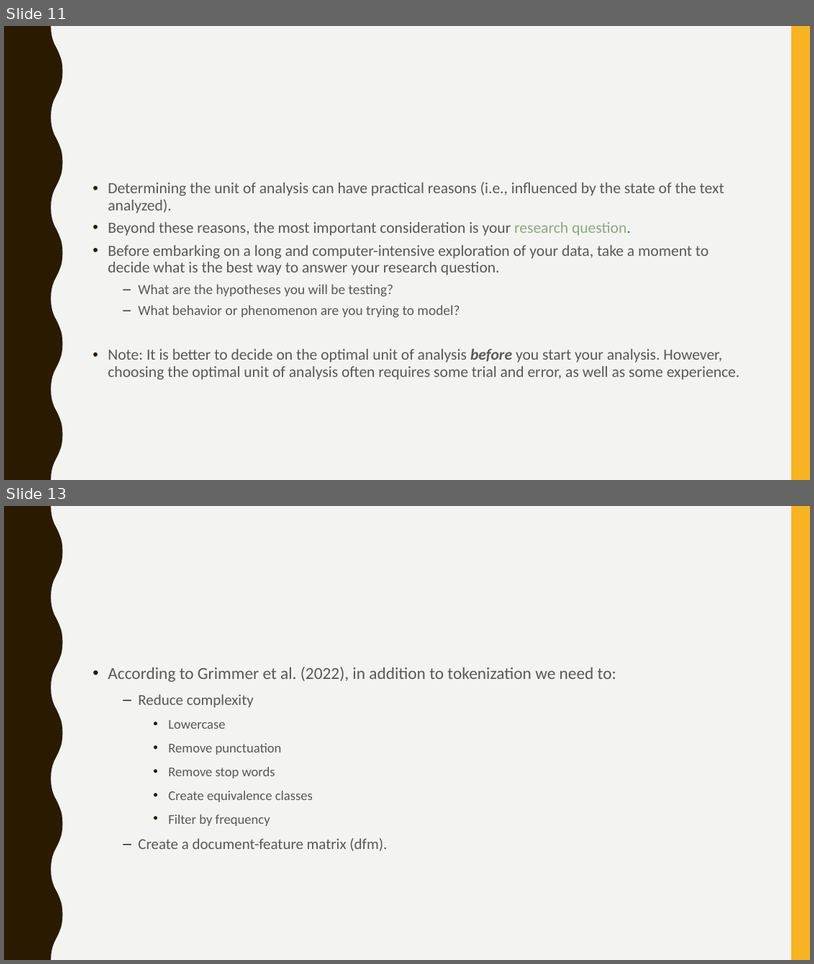
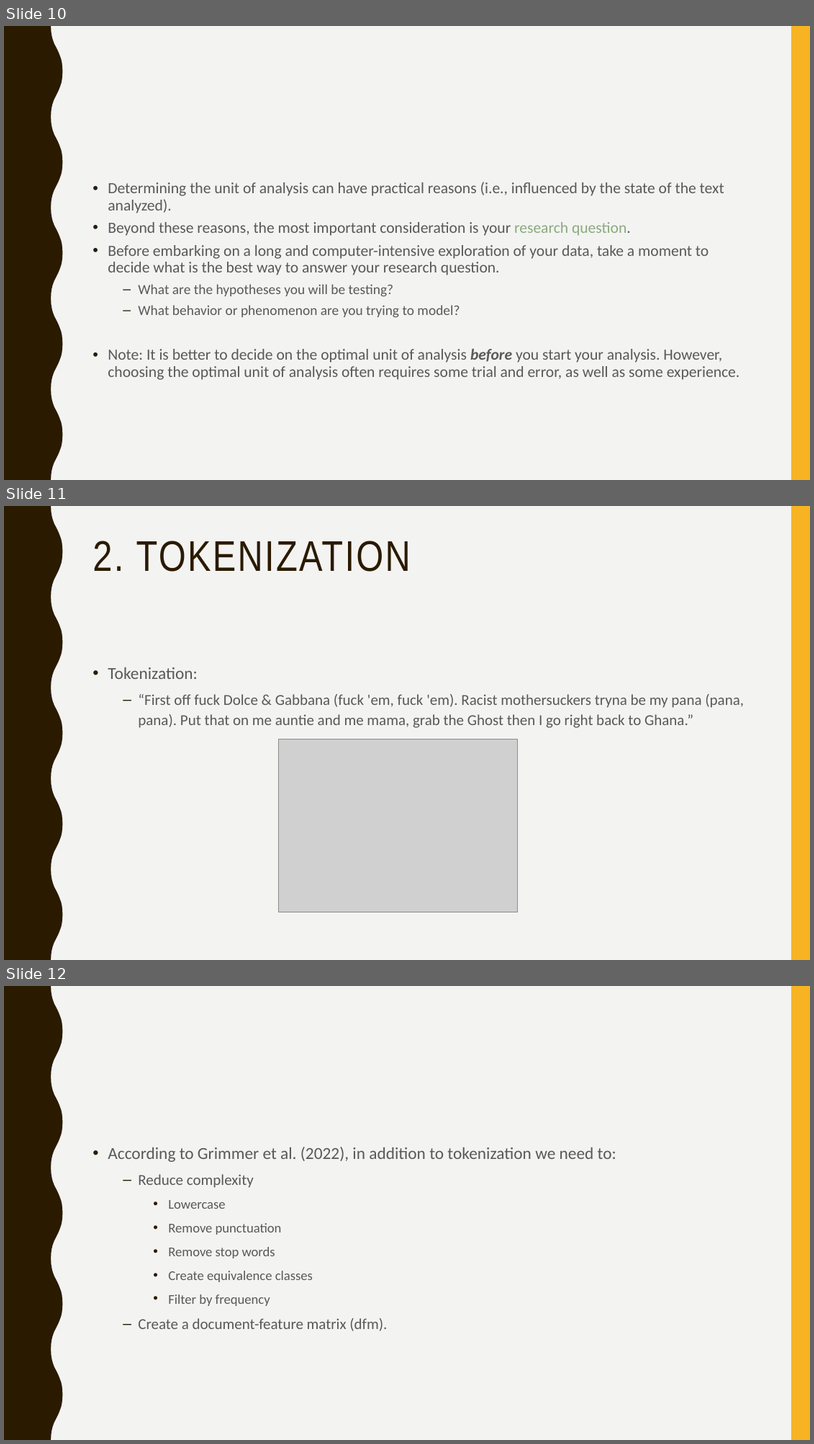
Before and after one commit to svallejovera/cta_updated, a slide deck: slides/3 Tokenization and Word Frequency.pptx. Shown one above the other, each under a label of ours: slides 11 and 13 before the commit, slides 10, 11 and 12 after it; the slides between them are not shown. The pictures are 814x964 and 814x1444 pixels, drawn with LibreOffice and Linux fonts; fonts in the diff are those of the drawing; grey boxes stand for pictures. Boxes give left, top, right and bottom in pixels: in the first picture for what was removed or moved away, otherwise in the second. Text is boxed around its words. In the diff, an @@ line names an element or a change of style, - is before the commit and + after.

```diff
--- a/slides/3 Tokenization and Word Frequency.pptx
+++ b/slides/3 Tokenization and Word Frequency.pptx
@@ slide 11 added at <box>4,506,810,960</box>, background #F3F3F2; not listed: 2 template elements that a slide beside it also shows @@
@@ title added at <box>93,541,411,572</box>, 51 pt, text #2A1A00 @@
+2. TOKENIZATION
@@ text added at <box>108,667,744,728</box>, 18 pt, text #595959 @@
+• Tokenization:
+  – “First off fuck Dolce & Gabbana (fuck 'em, fuck 'em). Racist mothersuckers tryna be my pana (pana, pana). Put that on me auntie and me mama, grab the Ghost then I go right back to Ghana.”
@@ picture added at <box>278,739,518,912</box> @@
@@ what was slide 11 is now slide 10 @@
@@ what was slide 13 is now slide 12 @@
```
Also in this commit, not shown: 7 slides changed, 1 slide removed, 1 other file.
